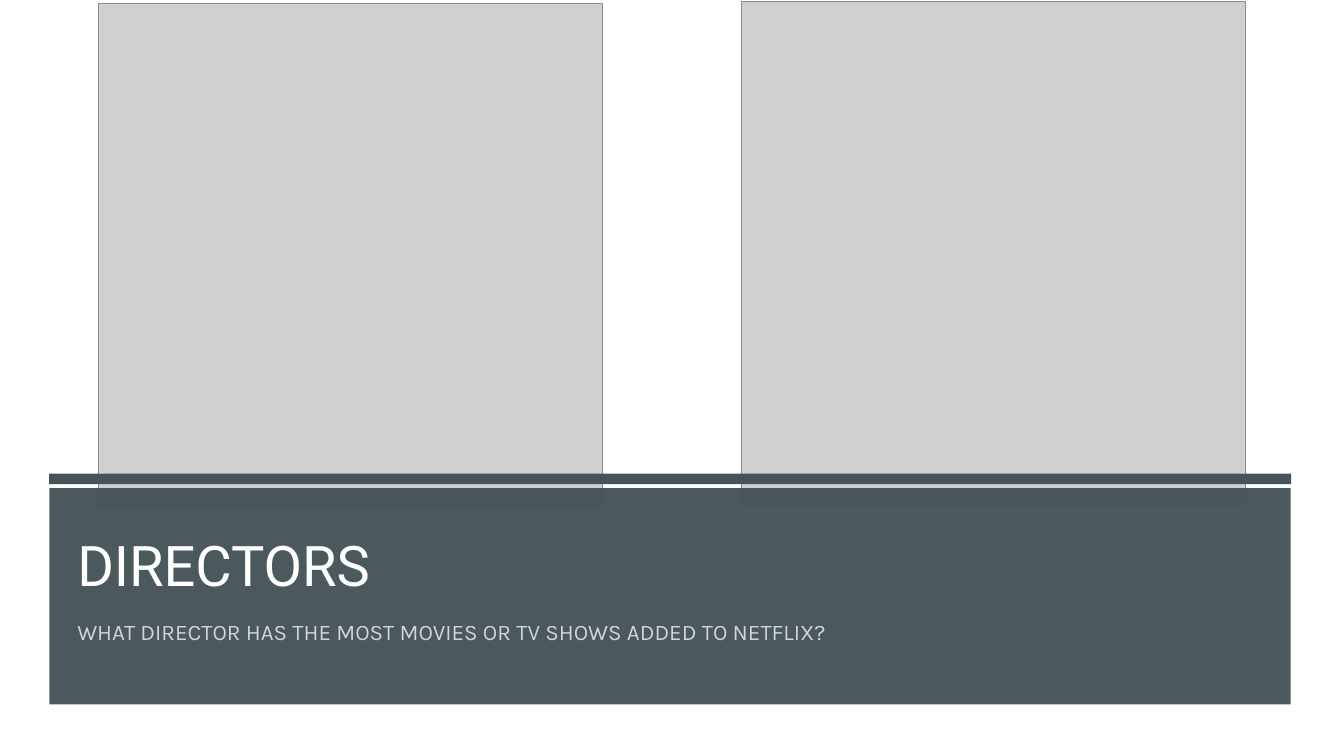
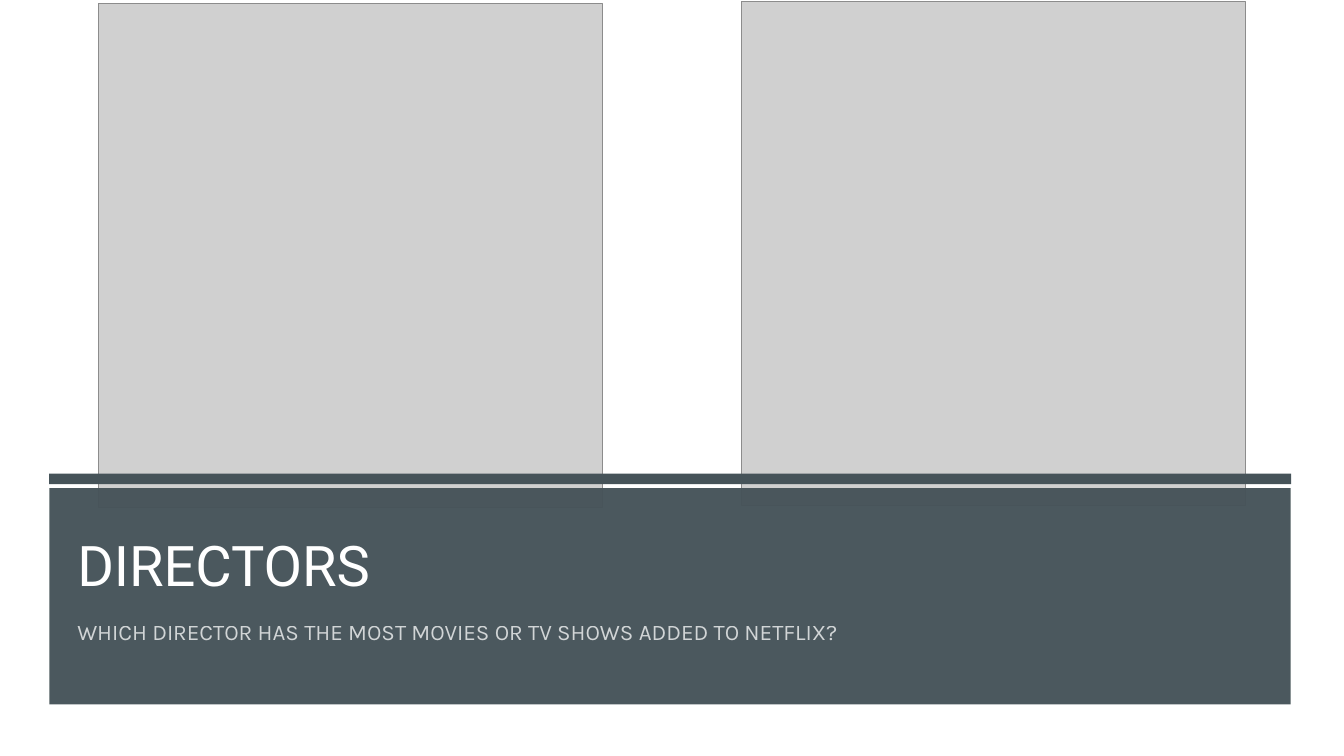
Before and after one commit to a-stockwell/CIDM6312-Project, a slide deck: slide 11 of review_of_netflix_movies_and_tv_shows.pptx. Drawn at 1344x756 pixels with LibreOffice and Linux fonts; fonts in the diff are those of the drawing; grey boxes stand for pictures. Boxes give left, top, right and bottom in pixels: in the first picture for what was removed or moved away, otherwise in the second. Text is boxed around its words. In the diff, an @@ line names an element or a change of style, - is before the commit and + after.

Commit message:
updated changes on slide 10 and 11

```diff
--- a/review_of_netflix_movies_and_tv_shows.pptx
+++ b/review_of_netflix_movies_and_tv_shows.pptx
@@ text at (77, 626, 837, 640): text changed @@
-WHAT DIRECTOR HAS THE MOST MOVIES OR TV SHOWS ADDED TO NETFLIX?
+WHICH DIRECTOR HAS THE MOST MOVIES OR TV SHOWS ADDED TO NETFLIX?
```
